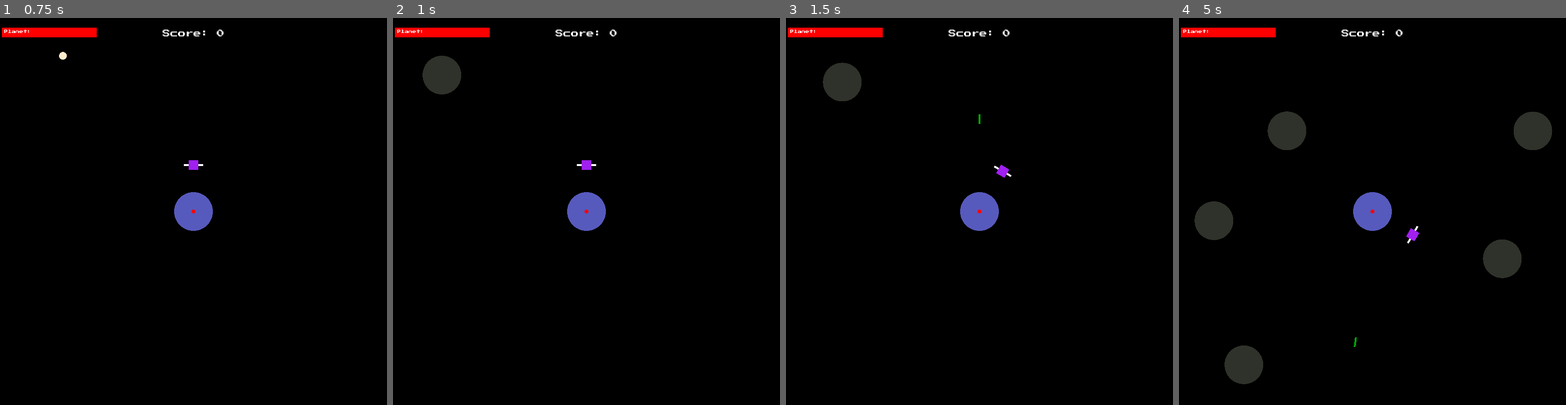
Above: before the commit, frames 1-4 (left to right).
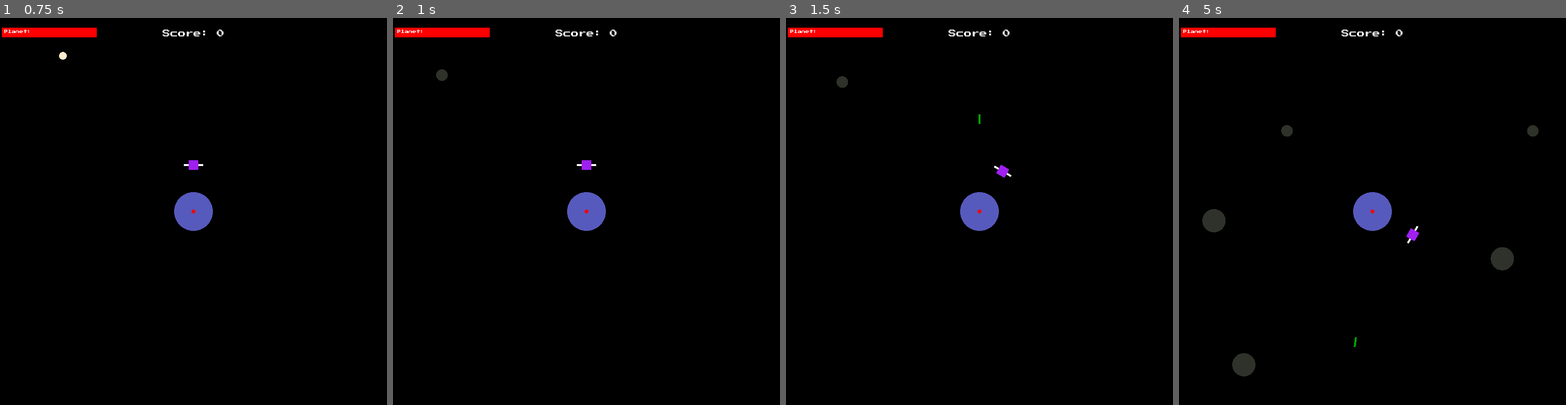
Above: after the commit, the same moments.

Repository: dan-collins-dev/orbital-defense
Game: Godot game, scene res://scenes/MainMenu.tscn
Two runs of this game, one before a commit and one after it. Both use one fixed random seed, a clock stepped at 60 frames per second and the inputs below.
Inputs:
- Up to frame 1 (0.75 s): click "start" at 0.5 s
- Up to frame 2 (1 s): no input
- Up to frame 3 (1.5 s): tap Enter (ui_accept) at 1.25 s; hold Right (ui_right) from 1.28 s (still down)
- Up to frame 4 (5 s): tap Enter (ui_accept) at 1.52, 2.27, 3.77, 4.52 s; release Right (ui_right) at 2.03 s; hold Left (ui_left) 2.03-2.78 s; hold Right (ui_right) 2.78-4.28 s; hold Left (ui_left) from 4.28 s (still down)

Frame 1 is identical in both runs. In frame 2, 0.7% of the frame differs, in the area x 7-18%, y 9-20%; in frame 3, 0.7%; in frame 4, 2.9%, in the area x 4-97%, y 24-95%.

Commit message:
implemented two asteroid inherited scenes and updated missed renames

Diff:
--- a/entities/Asteroid.gd
+++ b/entities/Asteroid.gd
@@ -1,6 +1,6 @@
 extends Node2D
 
-var PersistantData = ReferenceManager.PlayerData
+var PlayerData = ReferenceManager.PlayerData
 
 @export_group("Shape Settings")
 @export var radius: float = 0
@@ -37,7 +37,7 @@
 func take_damage(amount: int) -> void:
 	health -= amount
 	if health <= 0:
-		PersistantData.score += 100
+		PlayerData.score += 100
 		queue_free()
 
 
@@ -45,11 +45,11 @@
 	match area.get_parent().name:
 
 		"Planet":
-			PersistantData.planet_health -= damage
+			PlayerData.planet_health -= damage
 			queue_free()
 
 		"Satellite":
-			PersistantData.ship_health -= damage
+			PlayerData.ship_health -= damage
 			queue_free()
 
 
--- a/entities/AsteroidSpawner.gd
+++ b/entities/AsteroidSpawner.gd
@@ -1,24 +1,26 @@
 extends Node2D
 
-var Asteroid = preload("res://entities/Asteroid.tscn")
-var can_spawn: bool = false
+var BigAsteroid = preload("res://entities/BigAsteroid.tscn")
+var SmallAsteroid = preload("res://entities/SmallAsteroid.tscn")
+
 @onready var spawn_delay: Timer = $SpawnDelay
 @onready var initial_delay: Timer = $InitialDelay
 
+var can_spawn: bool = false
+var asteroids: Array = [SmallAsteroid, BigAsteroid]
 
-# Called when the node enters the scene tree for the first time.
+
 func _ready() -> void:
 	initial_delay.start()
 	look_at(Vector2.ZERO)
 
 
-# Called every frame. 'delta' is the elapsed time since the previous frame.
 func _physics_process(delta: float) -> void:
-
 	if can_spawn:
 		can_spawn = false
 		spawn_delay.start()
-		var a = Asteroid.instantiate()
+		var type: PackedScene = asteroids.pick_random()
+		var a = type.instantiate()
 		a.global_position = global_position
 		get_parent().get_parent().add_child(a)
 	queue_redraw()
--- /dev/null
+++ b/entities/BigAsteroid.tscn
@@ -0,0 +1,7 @@
+[gd_scene load_steps=2 format=3 uid="uid://yfnkw24fybev"]
+
+[ext_resource type="PackedScene" uid="uid://cu37e7snp48d5" path="res://entities/Asteroid.tscn" id="1_wnjyp"]
+
+[node name="BigAsteroid" instance=ExtResource("1_wnjyp")]
+radius = 6.0
+health = 3
--- a/entities/OrbitalDefense.gd
+++ b/entities/OrbitalDefense.gd
@@ -1,6 +1,6 @@
 extends Node2D
 
-var PersistantData = ReferenceManager.PlayerData
+var PlayerData = ReferenceManager.PlayerData
 var Projectile = preload("res://entities/Projectile.tscn")
 
 @onready var muzzle: Node2D = $Satellite/Muzzle
--- a/entities/Planet.gd
+++ b/entities/Planet.gd
@@ -1,6 +1,6 @@
 extends Node2D
 
-var PersistantData = ReferenceManager.PlayerData
+var PlayerData = ReferenceManager.PlayerData
 
 @export_group("Shape Settings")
 @export var radius: float = 10.0
@@ -16,4 +16,4 @@
 
 
 func _on_hurtbox_area_entered(area: Area2D) -> void:
-	PersistantData.planet_health -= area.get_parent().damage
+	PlayerData.planet_health -= area.get_parent().damage
--- a/entities/PlanetExplosion.gd
+++ b/entities/PlanetExplosion.gd
@@ -1,6 +1,8 @@
 extends Node2D
 
+@warning_ignore("shadowed_global_identifier")
 var PlayerData = ReferenceManager.PlayerData
+
 @export var radius: float = 0
 @onready var anims: AnimationPlayer = $Animations
 
--- a/entities/Projectile.gd
+++ b/entities/Projectile.gd
@@ -8,16 +8,12 @@
 @export_group("Stat Settings")
 @export var damage: int = 1
 @export var speed: float = 3.0
-var direction = Vector2(1, 1)
 
 @onready var hitbox: Area2D = $Hitbox
 
+var direction = Vector2(1, 1)
 
-# Called when the node enters the scene tree for the first time.
-func _ready() -> void:
-	pass
 
-# Called every frame. 'delta' is the elapsed time since the previous frame.
 func _physics_process(delta: float) -> void:
 	position += direction * speed * delta
 
--- /dev/null
+++ b/entities/SmallAsteroid.tscn
@@ -0,0 +1,6 @@
+[gd_scene load_steps=2 format=3 uid="uid://byiy0mt8qqc3n"]
+
+[ext_resource type="PackedScene" uid="uid://cu37e7snp48d5" path="res://entities/Asteroid.tscn" id="1_pdp6p"]
+
+[node name="SmallAsteroid" instance=ExtResource("1_pdp6p")]
+radius = 3.0
--- a/scenes/Hiscores.gd
+++ b/scenes/Hiscores.gd
@@ -4,7 +4,7 @@
 @onready var score_container: VBoxContainer = $ScoreContainer
 @onready var request_manager: Node = $RequestManager
 
-var PersistantData = ReferenceManager.PlayerData
+var PlayerData = ReferenceManager.PlayerData
 
 var score_data: Dictionary
 var sorted_scores: Array = []
@@ -20,7 +20,7 @@
 		var new_score = ScoreRow.instantiate()
 		score_container.add_child(new_score)
 		new_score.player_name.text = entry[0]
-		if entry[0] == PersistantData.player_name:
+		if entry[0] == PlayerData.player_name:
 			new_score.rank.text = "%s" % (rank + 1)
 			new_score.score.text = "%s" % data[index][1]
 		else:
--- a/scenes/ui-components/PlanetHealthBar.gd
+++ b/scenes/ui-components/PlanetHealthBar.gd
@@ -1,12 +1,12 @@
 extends TextureProgressBar
 
-var PersistantData = ReferenceManager.PlayerData
+var PlayerData = ReferenceManager.PlayerData
 
 func _ready() -> void:
-	if PersistantData:
-		max_value = PersistantData.planet_health
-		value = PersistantData.planet_health
-		PersistantData.connect("planet_health_changed", _on_planet_health_changed)
+	if PlayerData:
+		max_value = PlayerData.planet_health
+		value = PlayerData.planet_health
+		PlayerData.connect("planet_health_changed", _on_planet_health_changed)
 
 func _on_planet_health_changed(amount: int) -> void:
 	value = amount
--- a/scenes/ui-components/ScoreLabel.gd
+++ b/scenes/ui-components/ScoreLabel.gd
@@ -1,11 +1,11 @@
 extends Label
 
-var PersistantData = ReferenceManager.PlayerData
+var PlayerData = ReferenceManager.PlayerData
 
 # Called when the node enters the scene tree for the first time.
 func _ready() -> void:
-	PersistantData.connect("score_changed", _on_score_changed)
+	PlayerData.connect("score_changed", _on_score_changed)
 
 
 func _on_score_changed(score) -> void:
-	text = "Score: %s" % PersistantData.score
+	text = "Score: %s" % PlayerData.score
--- a/utils/RequestManager.gd
+++ b/utils/RequestManager.gd
@@ -1,6 +1,6 @@
 extends Node
 
-var PersistantData = ReferenceManager.PlayerData
+var PlayerData = ReferenceManager.PlayerData
 @export var id: String = ""
 
 signal request_complete(data: Array, rank: int)
@@ -25,8 +25,8 @@
 	http_request.request_completed.connect(self._on_post_request_completed)
 	var headers = ["Content-Type: application/json"]
 	var data = {
-		"player_name": PersistantData.player_name,
-		"score": PersistantData.score,
+		"player_name": PlayerData.player_name,
+		"score": PlayerData.score,
 	}
 	var body = JSON.new().stringify(data)
 	var error = http_request.request("http://localhost:6500/api/scores/%s" % [id],
@@ -38,7 +38,7 @@
 func format_response(res_data: Dictionary) -> void:
 	# Sort scores so that they display from highest to lowest
 	var sorted_scores: Array = []
-	#sorted_scores.push_front([PersistantData.player_name, str(PersistantData.score)])
+	#sorted_scores.push_front([PlayerData.player_name, str(PlayerData.score)])
 	for entry in res_data.data:
 		sorted_scores.push_front([entry.player_name, entry.score])
 	sorted_scores.sort_custom(func(a, b): return int(a[1]) > int(b[1]))
@@ -55,7 +55,7 @@
 	# and add the player's score
 	elif rank >= 20:
 		final_scores = sorted_scores.slice(0, 19)
-		final_scores.push_back([PersistantData.player_name, PersistantData.score])
+		final_scores.push_back([PlayerData.player_name, PlayerData.score])
 
 	emit_signal("request_complete", final_scores, rank)
 
@@ -63,7 +63,7 @@
 func get_rank(scores: Array) -> int:
 	var rank: int = 0
 	for i in range(scores.size()):
-		if scores[i][0] == PersistantData.player_name:
+		if scores[i][0] == PlayerData.player_name:
 			rank = i
 
 	return rank
